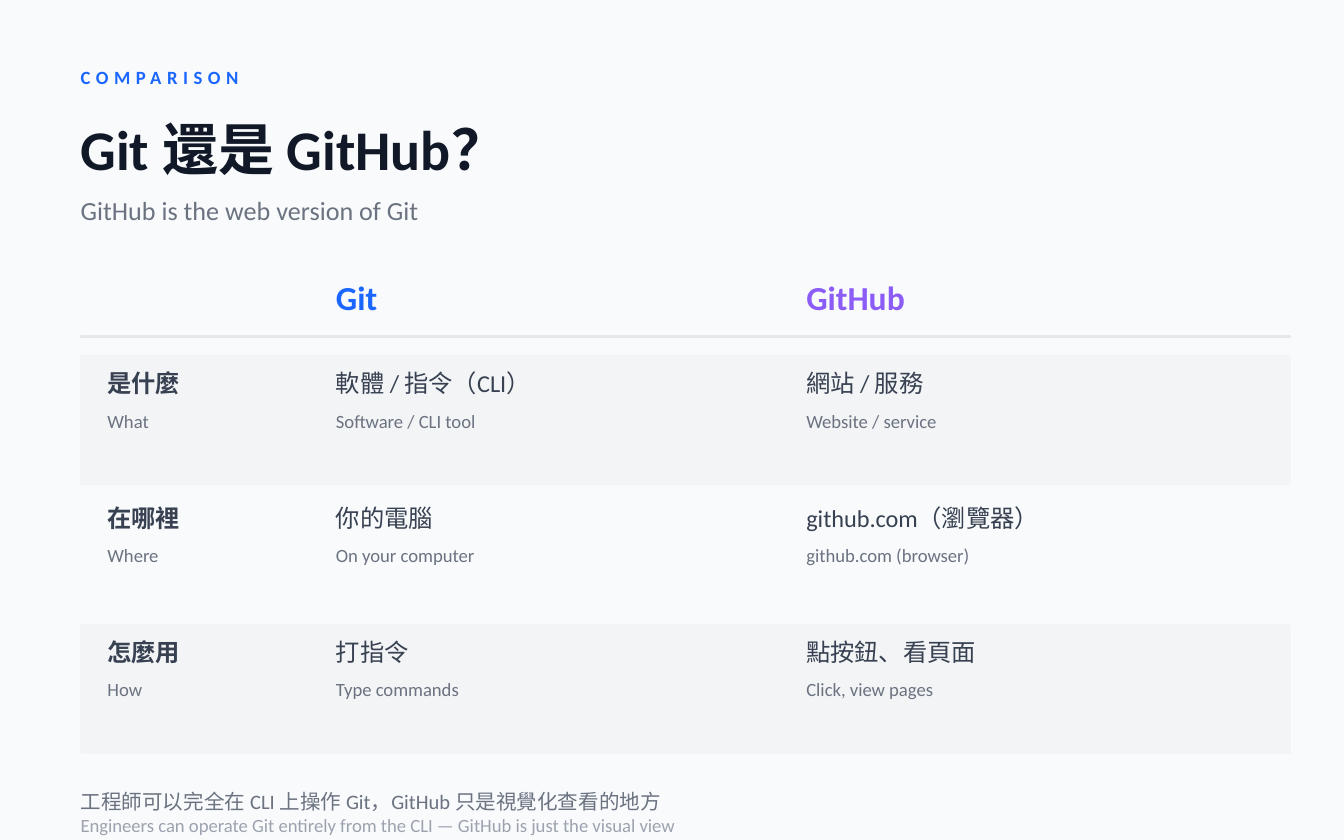
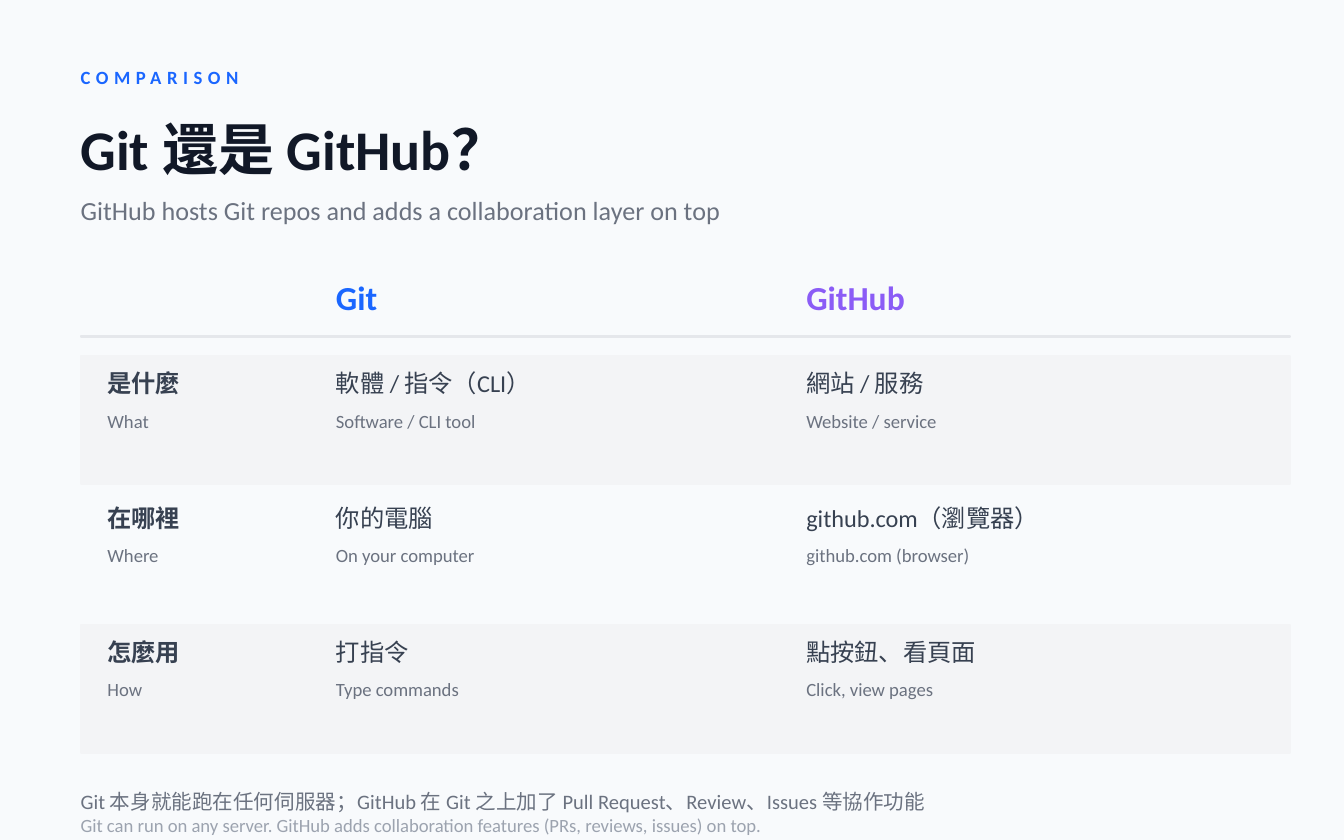
Before and after one commit to JiaWen-Shen/AI-design, a slide deck: slide 3 of proposals/week2-git-architecture.pptx. Drawn at 1344x840 pixels with LibreOffice and Linux fonts; fonts in the diff are those of the drawing. Boxes give left, top, right and bottom in pixels: in the first picture for what was removed or moved away, otherwise in the second. Text is boxed around its words. In the diff, an @@ line names an element or a change of style, - is before the commit and + after.

```diff
--- a/proposals/week2-git-architecture.pptx
+++ b/proposals/week2-git-architecture.pptx
@@ text at (81, 202, 720, 224): text changed @@
-GitHub is the web version of Git
+GitHub hosts Git repos and adds a collaboration layer on top
@@ text at (81, 792, 925, 813): text changed @@
-工程師可以完全在 CLI 上操作 Git，GitHub 只是視覺化查看的地方
+Git 本身就能跑在任何伺服器；GitHub 在 Git 之上加了 Pull Request、Review、Issues 等協作功能
@@ text at (81, 819, 761, 835): text changed @@
-Engineers can operate Git entirely from the CLI — GitHub is just the visual view
+Git can run on any server. GitHub adds collaboration features (PRs, reviews, issues) on top.
```
Also in this commit, not shown: 3 other slides changed, 6 slides added, 1 slide removed, 7 other files.
